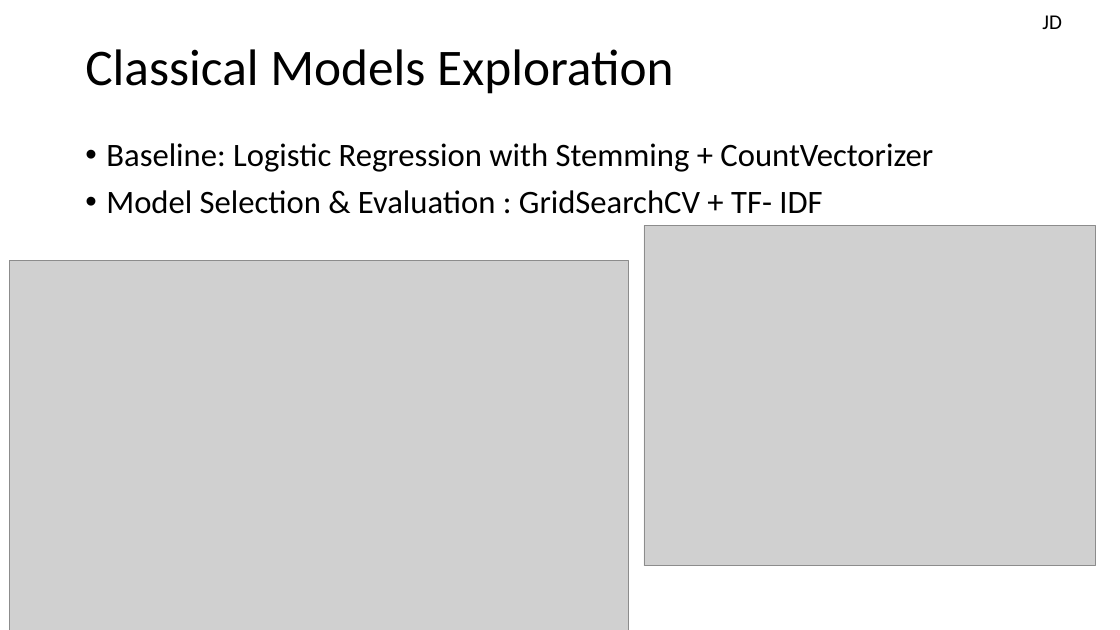
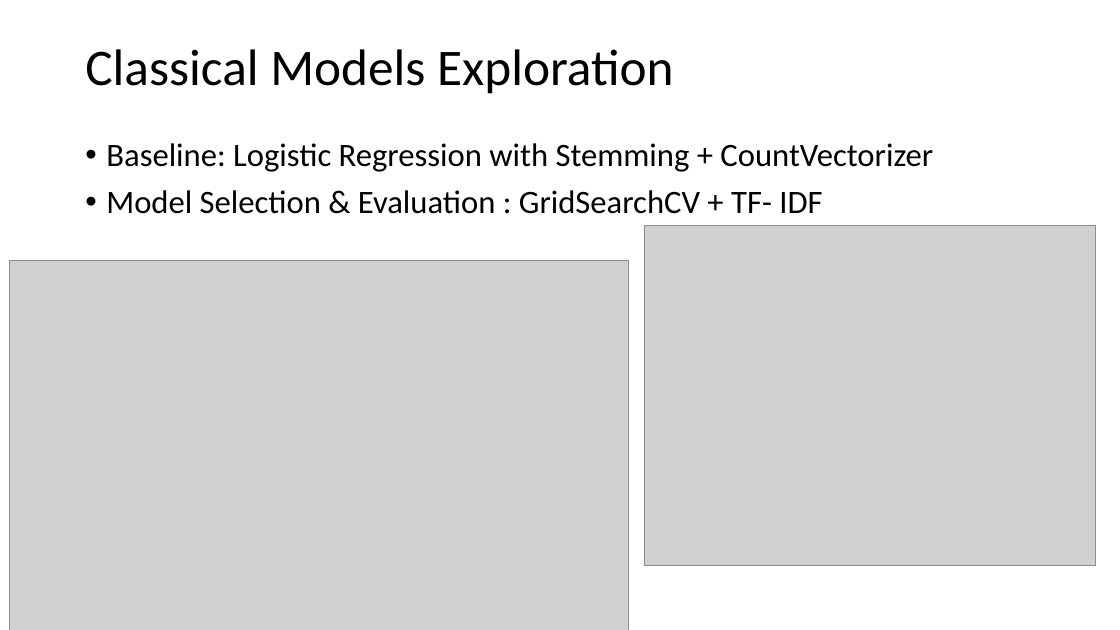
Before and after one commit to JeanDenisD/project-nlp-challenge, a slide deck: slide 3 of g2_presentation.pptx. Drawn at 1120x630 pixels with LibreOffice and Linux fonts; fonts in the diff are those of the drawing; grey boxes stand for pictures. Boxes give left, top, right and bottom in pixels: in the first picture for what was removed or moved away, otherwise in the second. Text is boxed around its words. In the diff, an @@ line names an element or a change of style, - is before the commit and + after.

```diff
--- a/g2_presentation.pptx
+++ b/g2_presentation.pptx
@@ text removed at box(1042, 15, 1062, 29) @@
-JD
```
Also in this commit, not shown: 5 other slides changed, 1 slide added, 3 slides removed.
